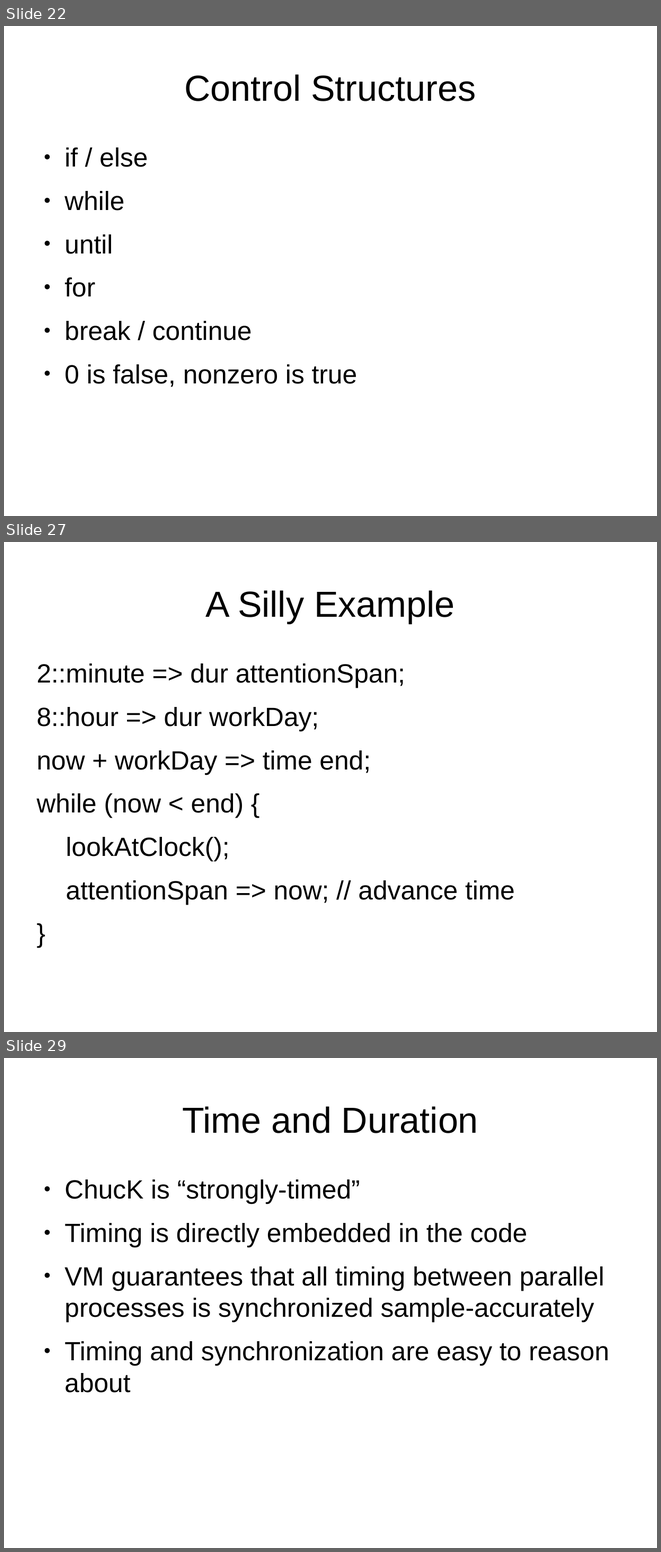
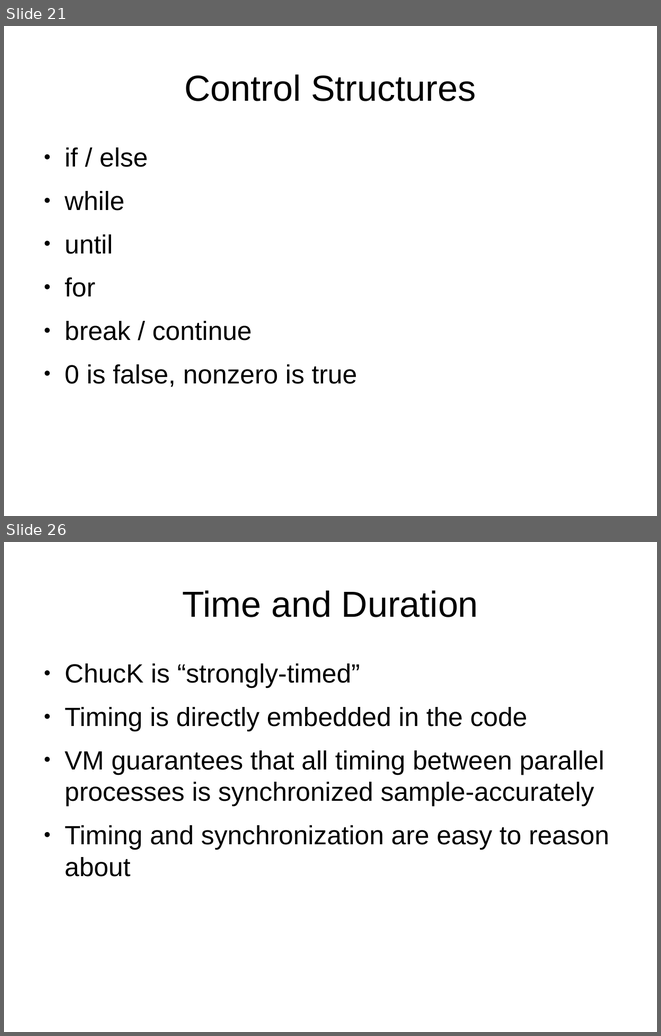
Before and after one commit to briansorahan/txlf-2013-chuck-talk, a slide deck: ChuckTalk.odp. Shown one above the other, each under a label of ours: slides 22, 27 and 29 before the commit, slides 21 and 26 after it; the slides between them are not shown. The pictures are 661x1552 and 661x1036 pixels, drawn with LibreOffice and Linux fonts; fonts in the diff are those of the drawing. Boxes give left, top, right and bottom in pixels: in the first picture for what was removed or moved away, otherwise in the second. Text is boxed around its words. In the diff, an @@ line names an element or a change of style, - is before the commit and + after.

Commit message:
added some time examples

```diff
--- a/ChuckTalk.odp
+++ b/ChuckTalk.odp
@@ slide 27 removed at bbox=[4, 542, 657, 1032], background #FFFFFF @@
@@ title removed at bbox=[205, 590, 455, 623] @@
-A Silly Example
@@ text removed at bbox=[37, 663, 515, 904] @@
-2::minute => dur attentionSpan;
-8::hour => dur workDay;
-now + workDay => time end;
-while (now < end) {
-lookAtClock();
-attentionSpan => now; // advance time
-}
@@ what was slide 22 is now slide 21 @@
@@ what was slide 29 is now slide 26 @@
```
Also in this commit, not shown: 5 slides changed, 2 other slides removed, 3 other files.
